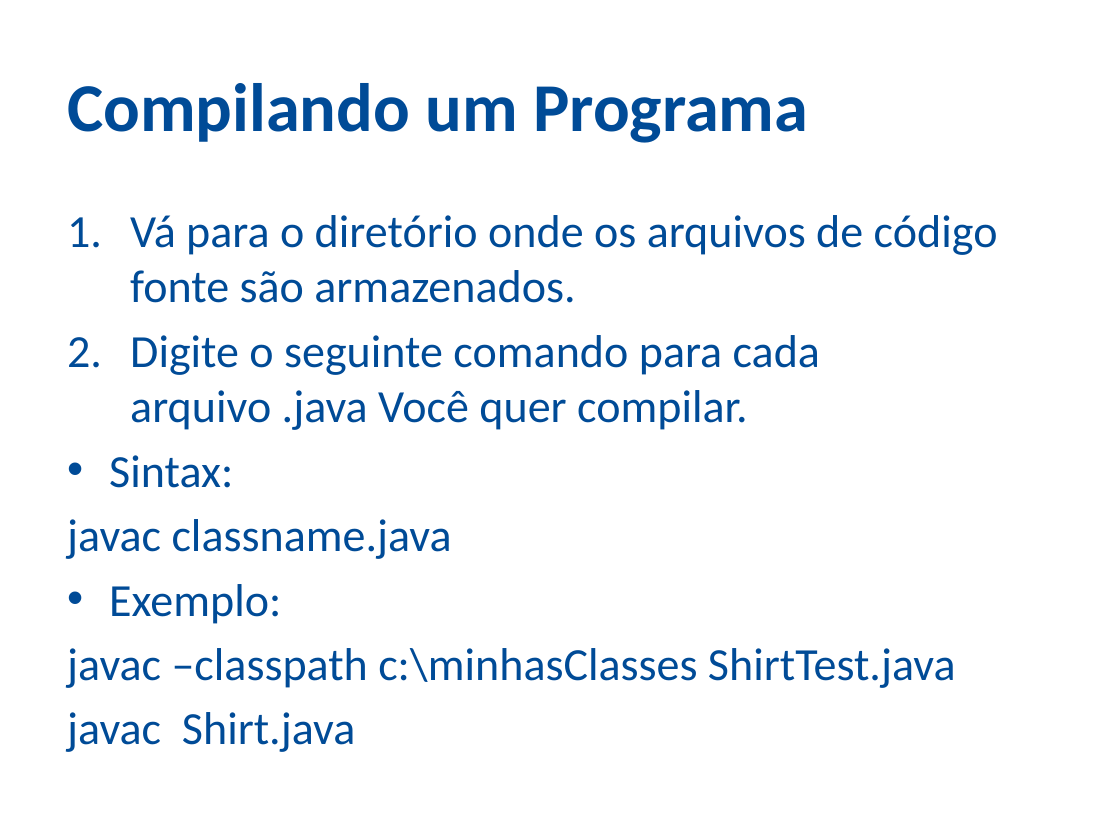
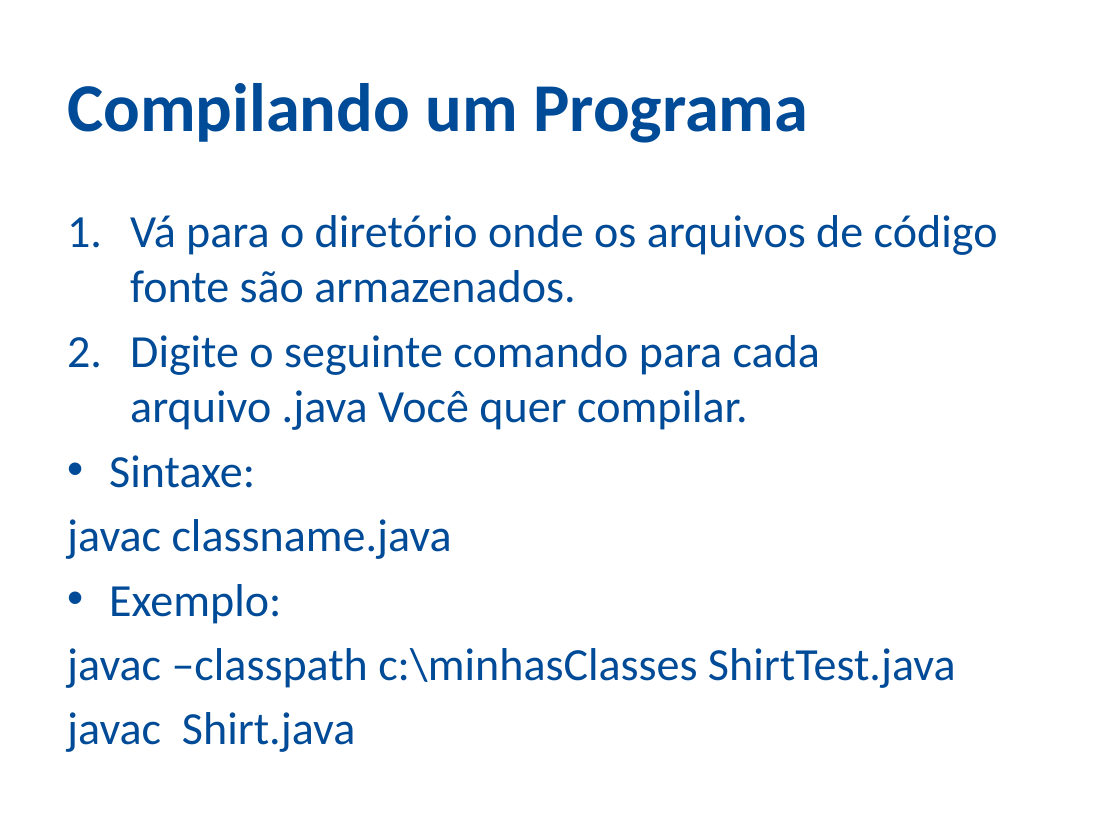
Before and after one commit to ozieljose/java6cert, a slide deck: slide 15 of slides/3-JavaBasico.pptx. Drawn at 1120x840 pixels with LibreOffice and Linux fonts; fonts in the diff are those of the drawing; background and template pictures are left out. Boxes give left, top, right and bottom in pixels: in the first picture for what was removed or moved away, otherwise in the second. Text is boxed around its words. In the diff, an @@ line names an element or a change of style, - is before the commit and + after.

```diff
--- a/slides/3-JavaBasico.pptx
+++ b/slides/3-JavaBasico.pptx
@@ text at bbox=[109, 455, 255, 488]: text changed @@
-• Sintax:
+• Sintaxe:
```
Also in this commit, not shown: 6 other slides changed, 1 slide added, 9 other files.
